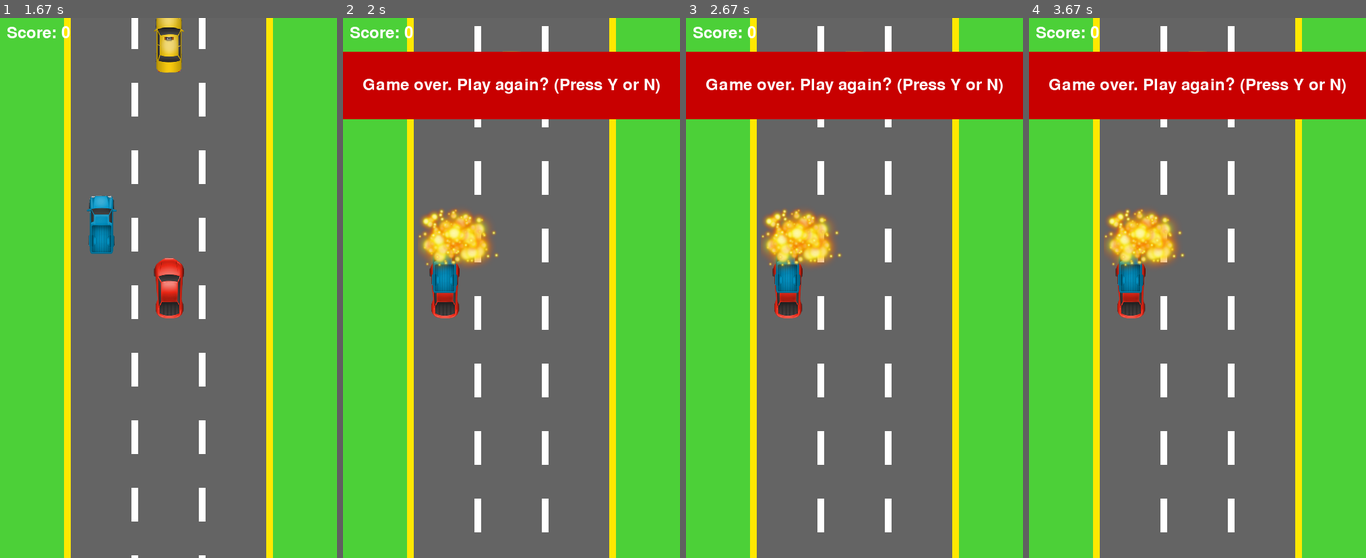
Above: before the commit, frames 1-4 (left to right).
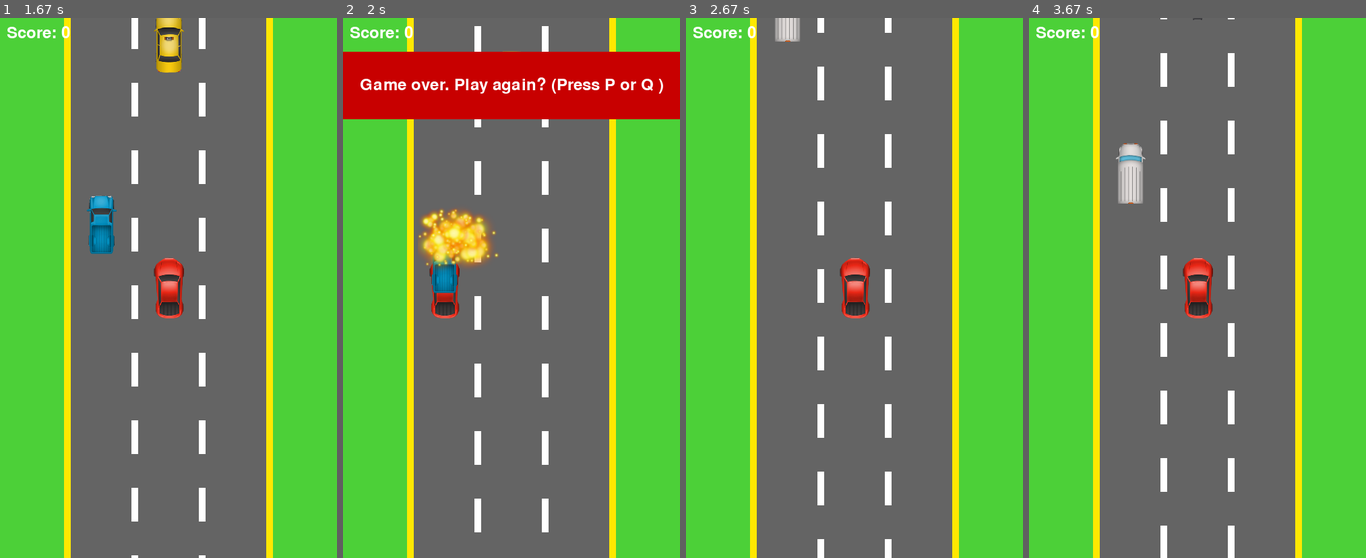
Above: after the commit, the same moments.

Repository: Omer-Atif/its-my-first-game-using-pygames
Game: pygame game, started from MY py game/car_game.py
Same seed, same stepped clock (60 frames per second), same inputs: the game is played once before the commit and once after it.
Inputs:
- Up to frame 1 (1.67 s): hold Right 0.33-0.8 s; hold Right 0.83-1.3 s; hold Left from 1.33 s (still down)
- Up to frame 2 (2 s): release Left at 1.87 s; hold Left from 1.9 s (still down)
- Up to frame 3 (2.67 s): release Left at 2.3 s; hold P from 2.33 s (still down)
- Up to frame 4 (3.67 s): release P at 2.7 s; hold Right 2.73-3.37 s; hold Left from 3.4 s (still down)

Frame 1 is identical in both runs. In frame 2, 1.2% of the frame differs, in the area x 5-95%, y 11-14%; in frame 3, 19%; in frame 4, 20%, in the area x 0-100%, y 0-100%.

Commit message:
Update car_game.py

Diff:
--- a/MY py game/car_game.py
+++ b/MY py game/car_game.py
@@ -138,7 +138,8 @@
         screen.blit(crash_image, (player.rect.centerx - 45, player.rect.top - 90))
         pygame.draw.rect(screen, red, (0, 50, width, 100))
         font = pygame.font.Font(None, 36)
-        text = font.render('Game over. Play again? (Press Y or N)', True, white)
+        text = font.render('''Game over. Play again? (Press P or Q )''', True, white)
+        print("P = play and Q = quit")
         text_rect = text.get_rect(center=(width / 2, 100))
         screen.blit(text, text_rect)
 
@@ -150,13 +151,13 @@
                 gameover = False
                 running = False
             elif event.type == KEYDOWN:
-                if event.key == K_y:
+                if event.key == K_p:
                     gameover = False
                     speed = 2
                     score = 0
                     vehicle_group.empty()
                     player.rect.center = (player_x, player_y)
-                elif event.key == K_n:
+                elif event.key == K_q:
                     gameover = False
                     running = False
 
